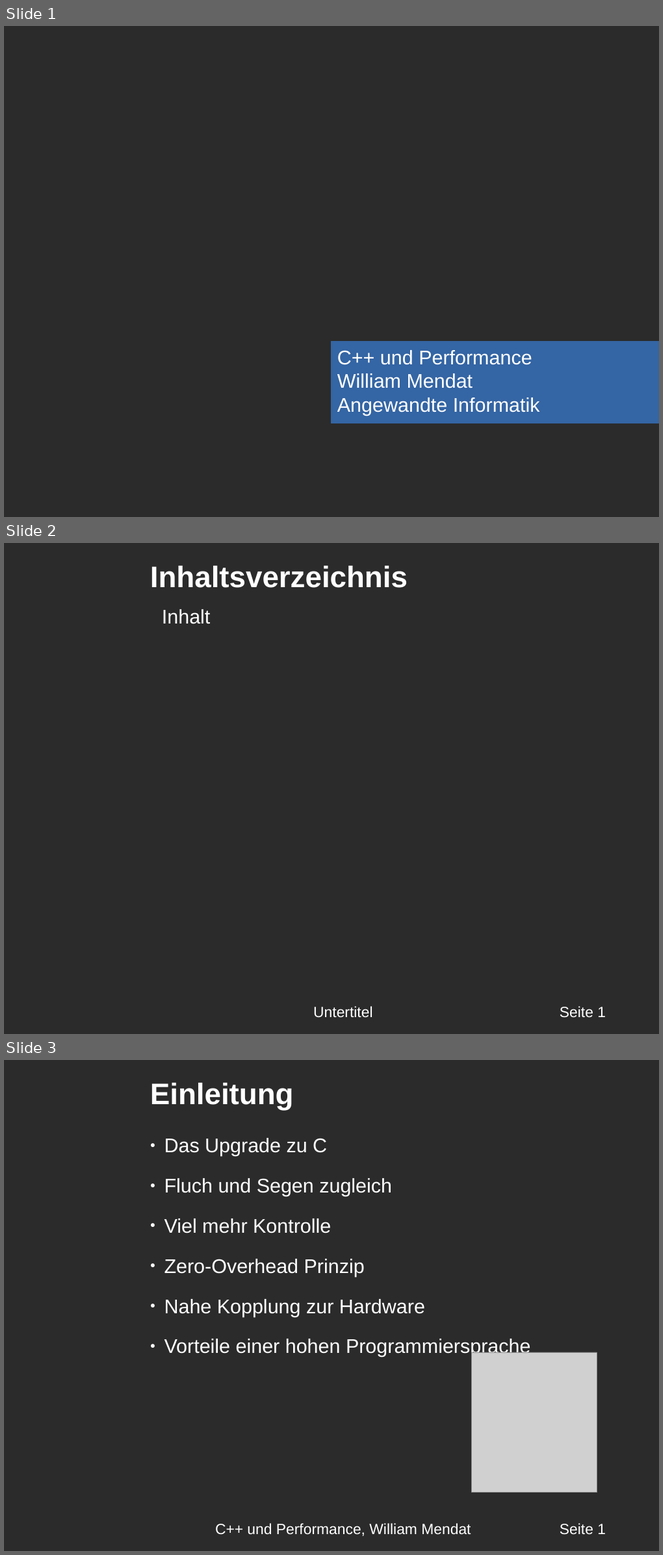
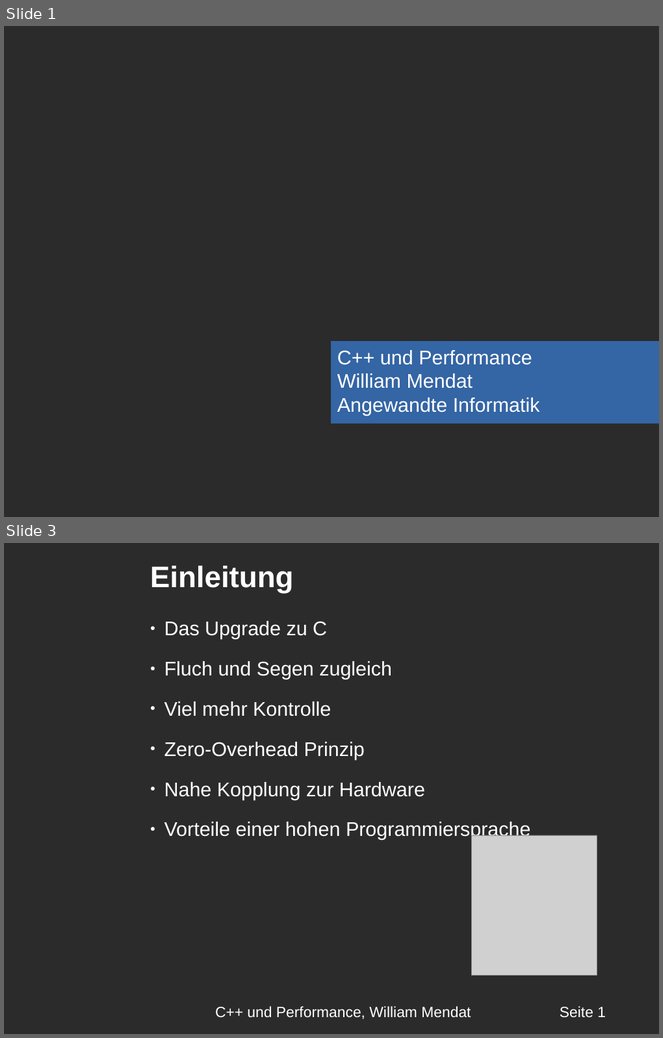
Before and after one commit to williammendat/Seminar_Neue_Technologien, a slide deck: Präsentation/Präsentation.odp. Shown one above the other, each under a label of ours: slides 1, 2 and 3 before the commit, slides 1 and 3 after it; the slides between them are not shown. The pictures are 663x1555 and 663x1038 pixels, drawn with LibreOffice and Linux fonts; fonts in the diff are those of the drawing; grey boxes stand for pictures; background and template pictures are left out; a plain dark background stands for a picture behind light text. Boxes give left, top, right and bottom in pixels: in the first picture for what was removed or moved away, otherwise in the second. Text is boxed around its words. In the diff, an @@ line names an element or a change of style, - is before the commit and + after.

```diff
--- a/Präsentation/Präsentation.odp
+++ b/Präsentation/Präsentation.odp
@@ slide 2 removed at bbox=[4, 543, 659, 1034], background picture (left out) @@
@@ text removed at bbox=[150, 566, 408, 588] @@
-Inhaltsverzeichnis
@@ text removed at bbox=[162, 609, 210, 624] @@
-Inhalt
@@ text removed at bbox=[313, 1006, 373, 1017] @@
-Untertitel
@@ text removed at bbox=[560, 1006, 606, 1018] @@
-Seite 1
```
Also in this commit, not shown: 22 slides added, 16 other slides removed, 2 other files.
